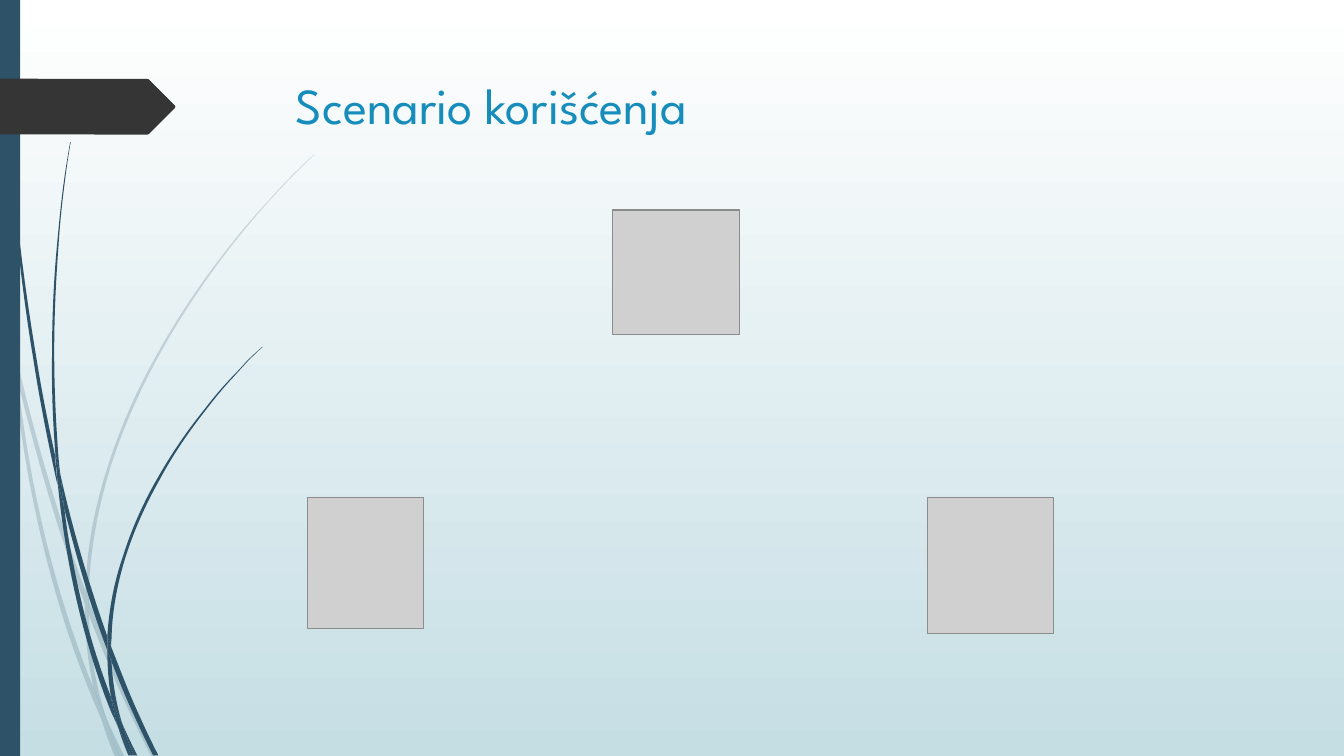
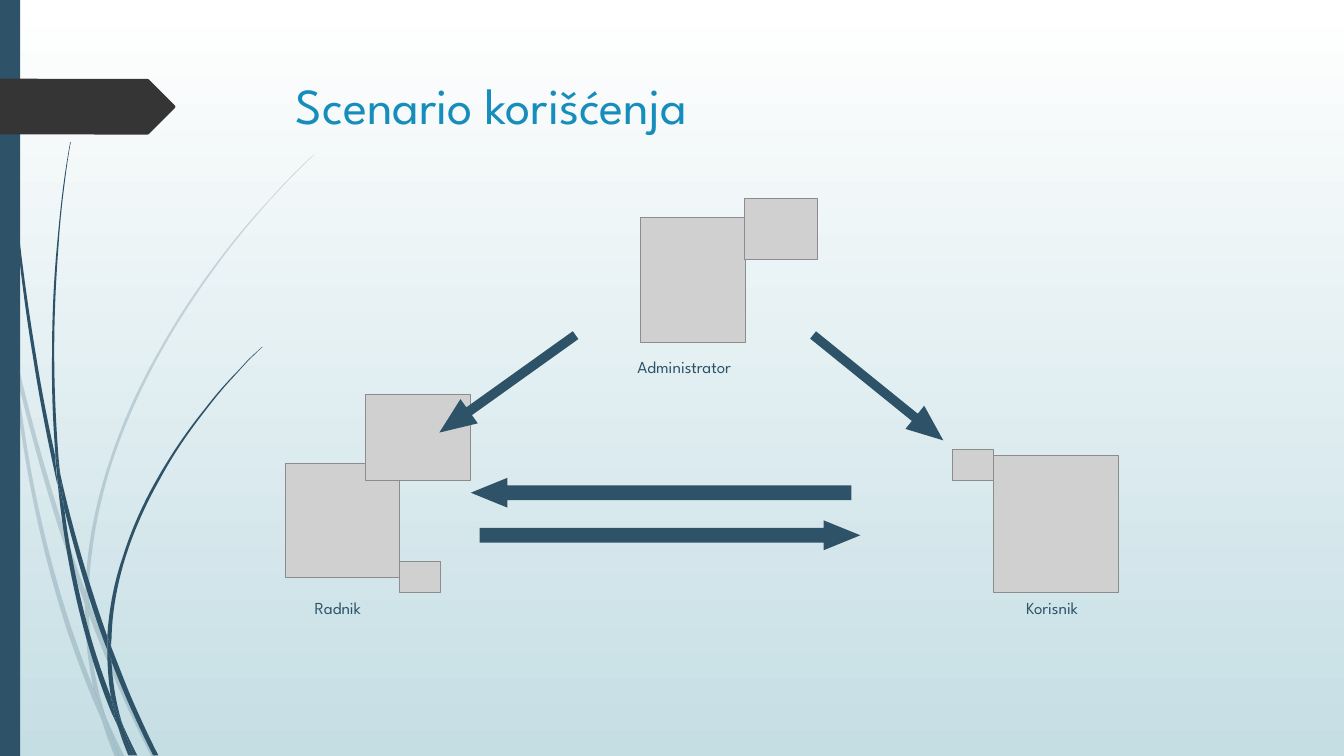
Before and after one commit to BNikola/ticketeer_old, a slide deck: slide 15 of Ticketeer.pptx. Drawn at 1344x756 pixels with LibreOffice and Linux fonts; fonts in the diff are those of the drawing; grey boxes stand for pictures. Boxes give left, top, right and bottom in pixels: in the first picture for what was removed or moved away, otherwise in the second. Text is boxed around its words. In the diff, an @@ line names an element or a change of style, - is before the commit and + after.

```diff
--- a/Ticketeer.pptx
+++ b/Ticketeer.pptx
@@ picture added at (745, 199, 818, 259) @@
@@ picture: place and size @@
-picture at (613, 210, 740, 334)
+picture at (640, 217, 746, 342)
@@ right arrow added at (430, 323, 584, 445), fill #2E5369 @@
@@ right arrow added at (804, 324, 953, 453), fill #2E5369 @@
@@ text added at (637, 361, 731, 373), 12 pt, text #2E5369 @@
+Administrator
@@ picture added at (366, 394, 471, 480) @@
@@ picture added at (286, 464, 400, 578) @@
@@ right arrow added at (471, 478, 852, 508), fill #2E5369 @@
@@ picture added at (953, 450, 994, 481) @@
@@ picture added at (994, 456, 1119, 593) @@
@@ picture removed at (308, 498, 423, 628) @@
@@ picture removed at (928, 498, 1054, 634) @@
@@ right arrow added at (480, 520, 861, 551), fill #2E5369 @@
@@ picture added at (399, 562, 441, 593) @@
@@ text added at (315, 602, 361, 614), 12 pt, text #2E5369 @@
+Radnik
@@ text added at (1026, 602, 1078, 614), 12 pt, text #2E5369 @@
+Korisnik
```
Also in this commit, not shown: 5 other slides changed, 3 slides added, 4 slides removed, 22 other files.
